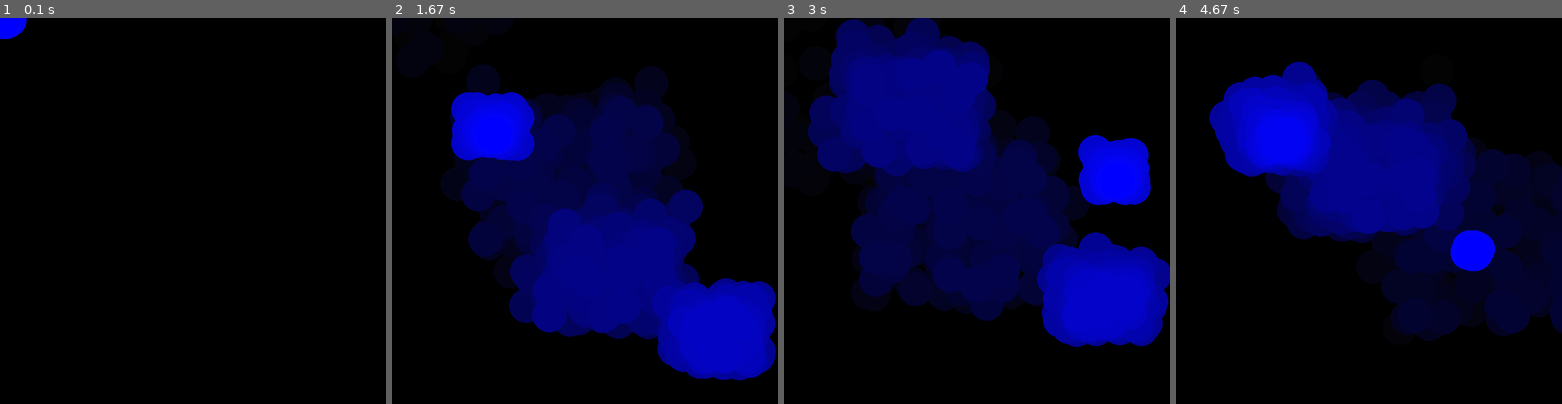
Above: before the commit, frames 1-4 (left to right).
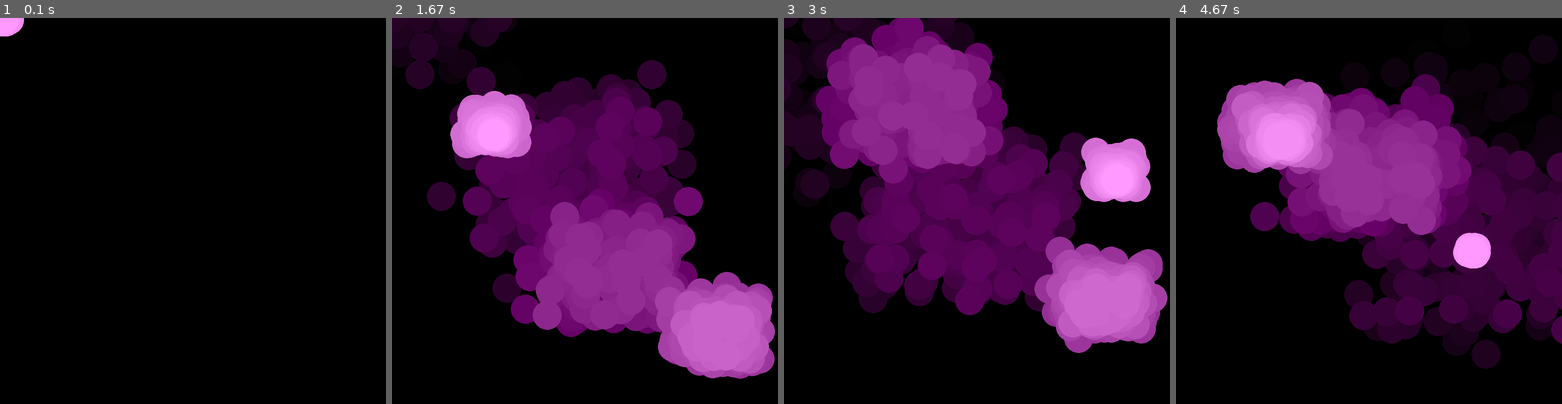
Above: after the commit, the same moments.

Repository: myhotchoc/Space-Simulator
Game: pygame game, started from My Weird Physics Toys/Particle System Things/Smoke Effect.py
Same seed, same stepped clock (60 frames per second), same inputs: the game is played once before the commit and once after it.
Inputs (mouse positions are in pixels of both pictures, inside the frame that each line leads up to):
- Up to frame 1 (0.1 s): no input
- Up to frame 2 (1.67 s): click (585, 211) at 0.38 s; click (623, 295) at 0.72 s; click (727, 346) at 1.05 s; click (492, 133) at 1.38 s
- Up to frame 3 (3 s): click (977, 257) at 1.72 s; click (922, 129) at 2.05 s; click (1112, 311) at 2.38 s; click (1115, 180) at 2.75 s
- Up to frame 4 (4.67 s): click (1504, 288) at 3.25 s; click (1384, 195) at 3.58 s; click (1284, 141) at 4.08 s; click (1473, 253) at 4.65 s

The runs differ from the first frame. In frame 1, 0.3% of the frame differs, in the area x 0-7%, y 0-6%; in frame 2, 46%; in frame 3, 53%, in the area x 0-100%, y 0-87%; in frame 4, 43%.

Commit message:
Update Smoke Effect.py

Diff:
--- a/My Weird Physics Toys/Particle System Things/Smoke Effect.py
+++ b/My Weird Physics Toys/Particle System Things/Smoke Effect.py
@@ -30,9 +30,9 @@
 v_lim = 3 ## max velocity of particles
 particle_num = 10 ## Particles created per system
 offset = 20 ## Maximum offset particle is moved by
-particle_size = 180 ## size of particles
-decay_speed = 3 ## speed of decay
-smoke_colour = BLUE ## Colour of smoke
+particle_size = 130 ## size of particles
+decay_speed = 2.7 ## speed of decay
+smoke_colour = PINK ## Colour of smoke
 
 ## Setting window size, defining screen
 win_size = (900, 900)
